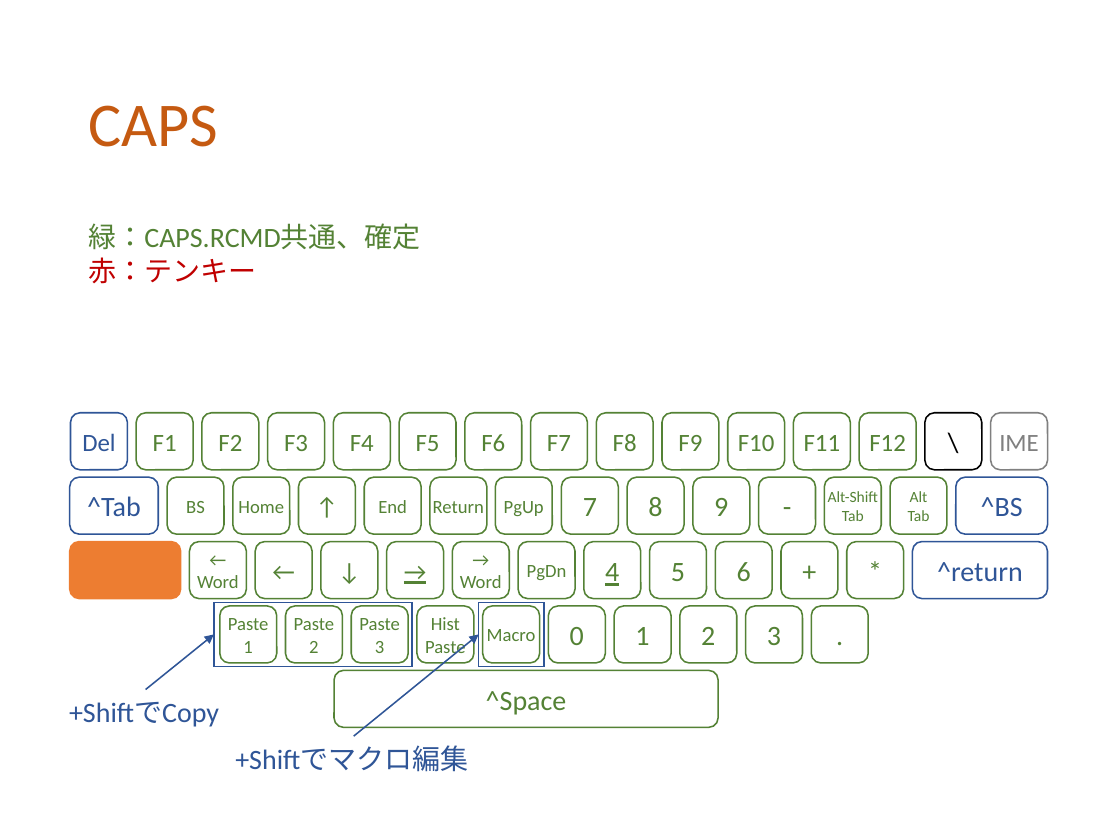
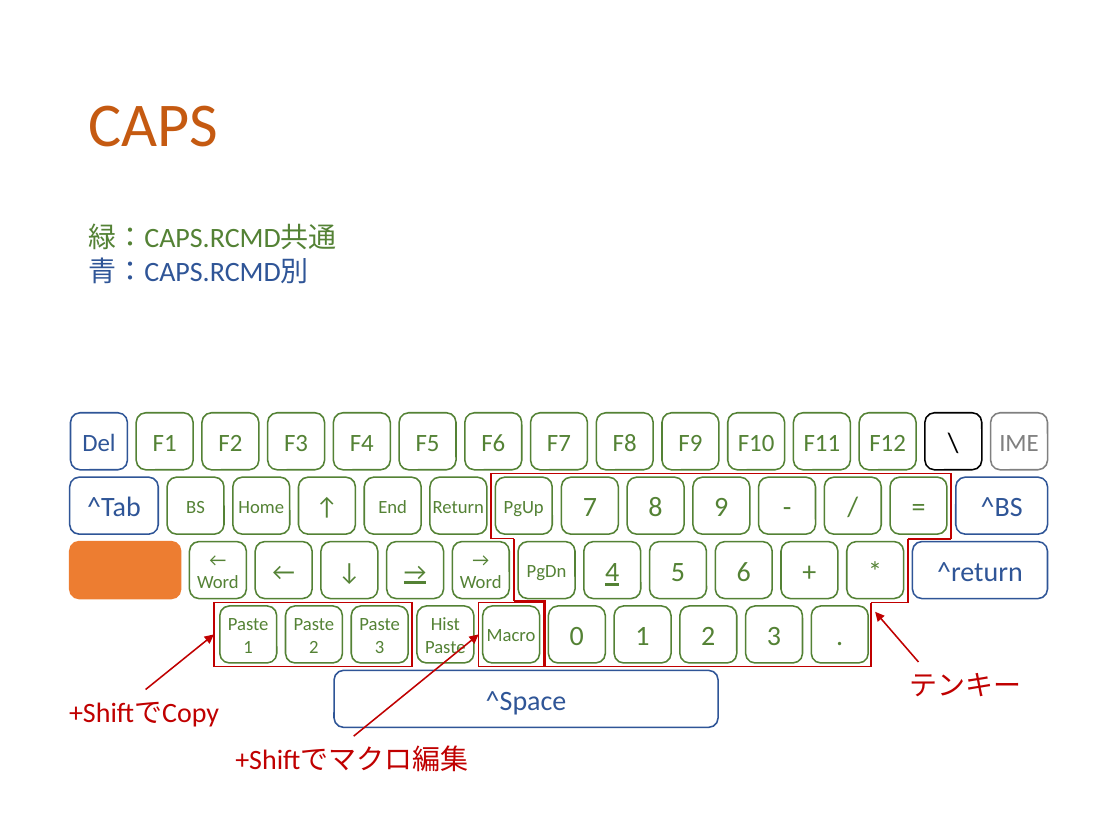
Before and after one commit to ittooo66/myAHK, a slide deck: slide 5 of MANUAL.pptx. Drawn at 1120x840 pixels with LibreOffice and Linux fonts; fonts in the diff are those of the drawing. Boxes give left, top, right and bottom in pixels: in the first picture for what was removed or moved away, otherwise in the second. Text is boxed around its words. In the diff, an @@ line names an element or a change of style, - is before the commit and + after.

```diff
--- a/MANUAL.pptx
+++ b/MANUAL.pptx
@@ text at bbox=[88, 223, 337, 284]: text changed @@
-緑：CAPS.RCMD共通、確定
-赤：テンキー
+緑：CAPS.RCMD共通
+青：CAPS.RCMD別
@@ group added at bbox=[491, 474, 951, 666]: 12 lines @@
@@ text in rounded rectangle at bbox=[828, 491, 878, 521]: text changed; size 10 to 18 pt @@
-Alt-Shift
-Tab
+/
@@ text in rounded rectangle at bbox=[908, 491, 930, 521]: text changed; size 10 to 18 pt @@
-Alt
-Tab
+=
@@ rectangle at bbox=[214, 603, 412, 666]: outline #2F5597 1 pt to #C00000 1 pt @@
@@ rectangle at bbox=[478, 603, 543, 666]: outline #2F5597 1 pt to #C00000 1 pt @@
@@ arrow added from (918, 662) to (875, 612), #C00000 1 pt @@
@@ arrow (146, 690) - (214, 634): stroke #2F5597 1 pt to #C00000 1 pt @@
@@ arrow (354, 736) - (478, 634): stroke #2F5597 1 pt to #C00000 1 pt @@
@@ rounded rectangle "^Space" at bbox=[334, 671, 718, 728]: text colour #548235 to #2F5597; outline #548235 1 pt to #2F5597 1 pt @@
@@ text added at bbox=[910, 673, 1022, 697], 18 pt, text #C00000 @@
+テンキー
@@ text "+ShiftでCopy" at bbox=[69, 702, 219, 727]: text colour #2F5597 to #C00000 @@
@@ text "+Shiftでマクロ編集" at bbox=[235, 746, 468, 772]: text colour #2F5597 to #C00000 @@
```
Also in this commit, not shown: 4 other slides changed.
